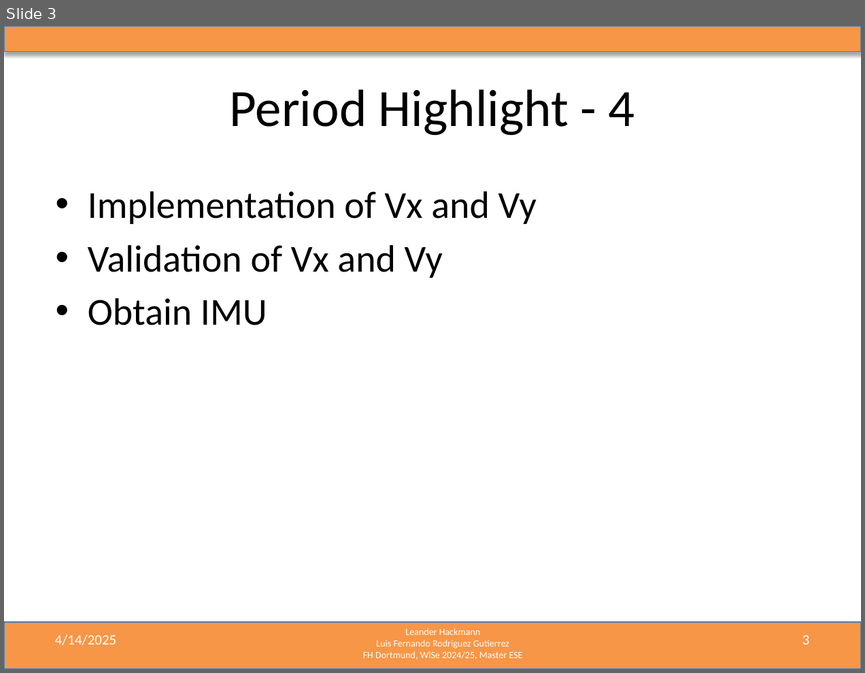
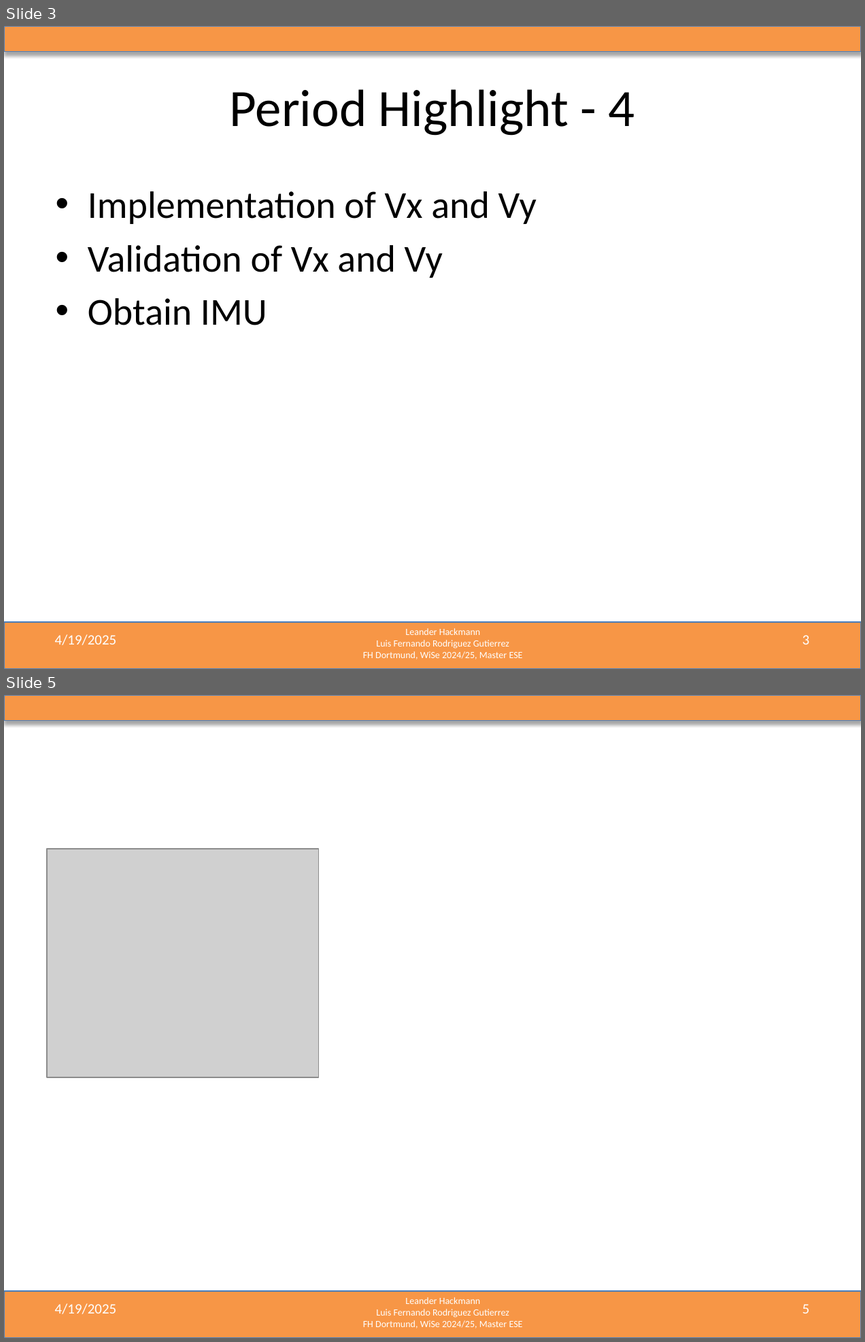
Before and after one commit to LF-RoGu/ResearchProject, a slide deck: 06_PresentationUpdates/mmWave_Radar_Presentation.pptx. Shown one above the other, each under a label of ours: slide 3 before the commit, slides 3 and 5 after it; the slides between them are not shown. The pictures are 865x673 and 865x1342 pixels, drawn with LibreOffice and Linux fonts; fonts in the diff are those of the drawing; grey boxes stand for pictures. Boxes give left, top, right and bottom in pixels: in the first picture for what was removed or moved away, otherwise in the second. Text is boxed around its words. In the diff, an @@ line names an element or a change of style, - is before the commit and + after.

```diff
--- a/06_PresentationUpdates/mmWave_Radar_Presentation.pptx
+++ b/06_PresentationUpdates/mmWave_Radar_Presentation.pptx
@@ slide 5 added at <box>4,695,861,1338</box>, background #FFFFFF; not listed: 3 template elements that a slide beside it also shows @@
@@ picture added at <box>47,849,318,1077</box> @@
@@ text added at <box>55,1303,117,1314</box>, 12 pt, text #FFFFFF @@
+4/19/2025
@@ page number added at <box>802,1304,810,1313</box>, 12 pt, text #FFFFFF @@
+5
@@ slide 3 changed as well @@
@@ text at <box>55,634,117,645</box>: text changed @@
-4/14/2025
+4/19/2025
```
Also in this commit, not shown: 6 other slides changed, 4 other files.
